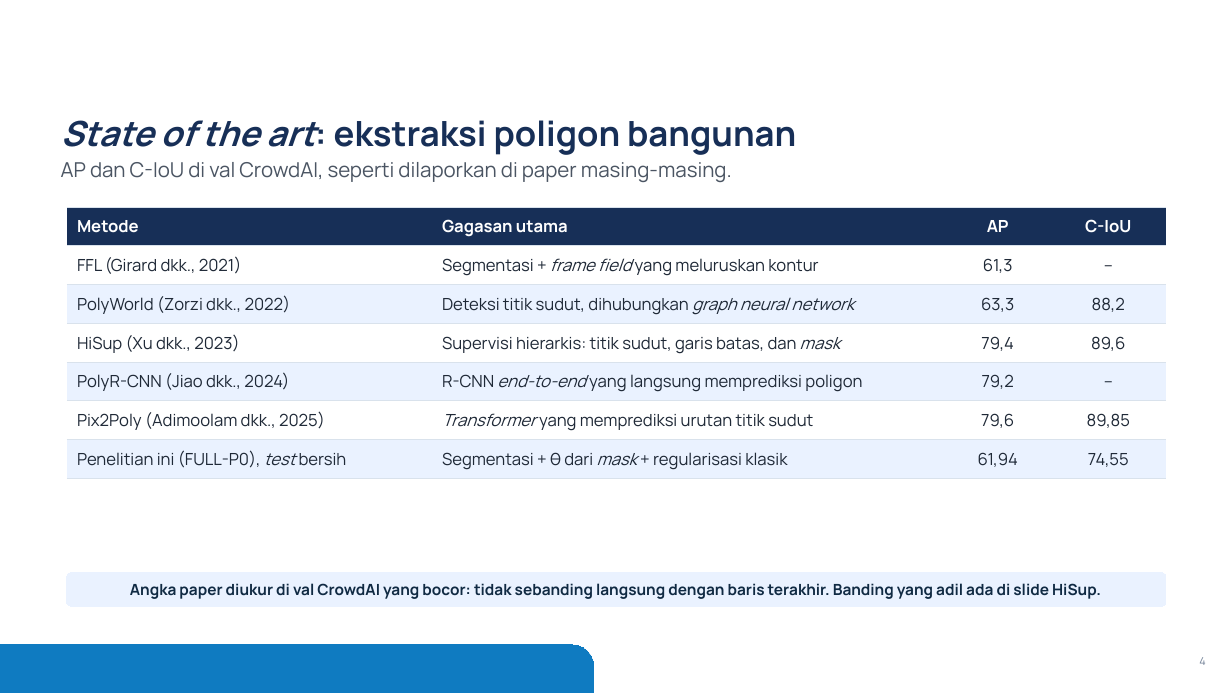
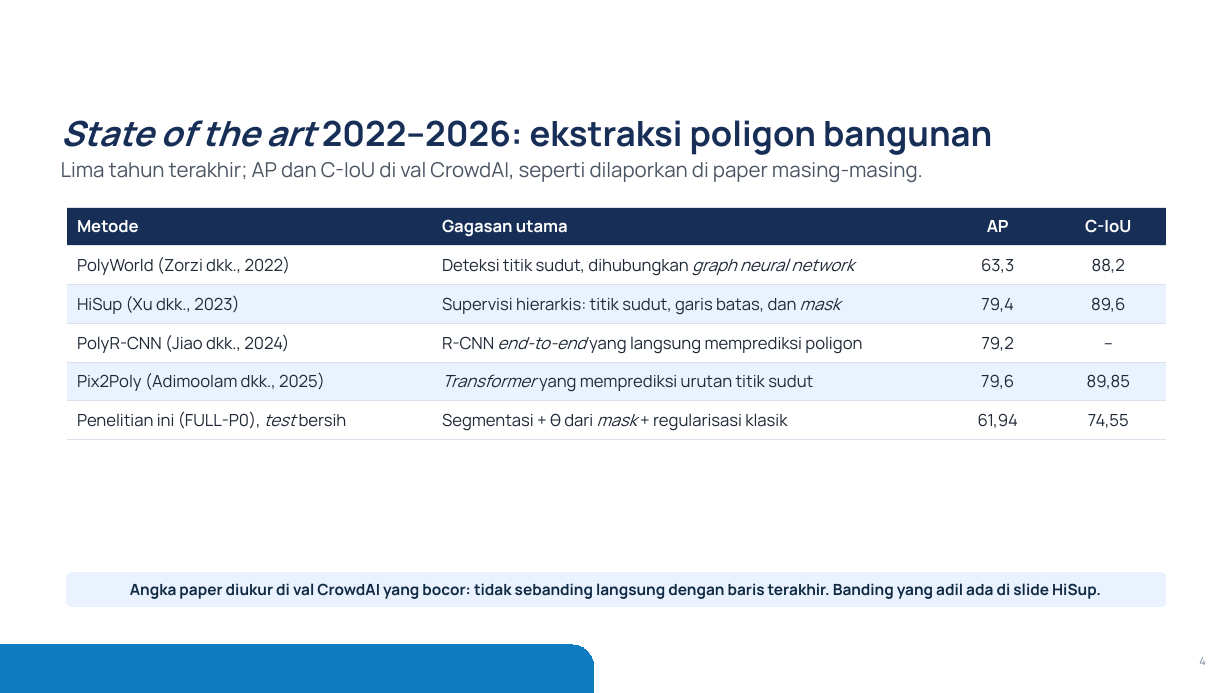
Before and after one commit to mahathirmuh/building-footprint-extraction, a slide deck: slide 4 of slides/densepoly.pptx. Drawn at 1232x693 pixels with LibreOffice and Linux fonts; fonts in the diff are those of the drawing; background and template pictures are left out. Boxes give left, top, right and bottom in pixels: in the first picture for what was removed or moved away, otherwise in the second. Text is boxed around its words. In the diff, an @@ line names an element or a change of style, - is before the commit and + after.

Commit message:
Deck: state of the art 2022-2026, an ablation slide, and the result of B3+θ
FFL (2021) leaves the state-of-the-art table; the ablation ladder B0 to FULL-P2 gets its own slide; the exploratory
slide on θ in the binary route now holds both variants (trained jointly: worse; branch on the frozen B3: better by
the frozen rule). scripts/paper_tables.py exports the numbers of B1, B2, B5', FULL-P1, B3+θ and of table n1_frozen.

```diff
--- a/slides/densepoly.pptx
+++ b/slides/densepoly.pptx
@@ title at bbox=[61, 120, 992, 155]: text changed @@
-State of the art: ekstraksi poligon bangunan
+State of the art 2022–2026: ekstraksi poligon bangunan
@@ text at bbox=[61, 162, 923, 182]: text changed @@
-AP dan C-IoU di val CrowdAI, seperti dilaporkan di paper masing-masing.
+Lima tahun terakhir; AP dan C-IoU di val CrowdAI, seperti dilaporkan di paper masing-masing.
@@ table at bbox=[67, 207, 1165, 435] @@
-row 2: FFL (Girard dkk., 2021) | Segmentasi + frame field yang meluruskan kontur | 61,3 | –
```
Also in this commit, not shown: 4 other slides changed, 1 slide added, 7 other files.
